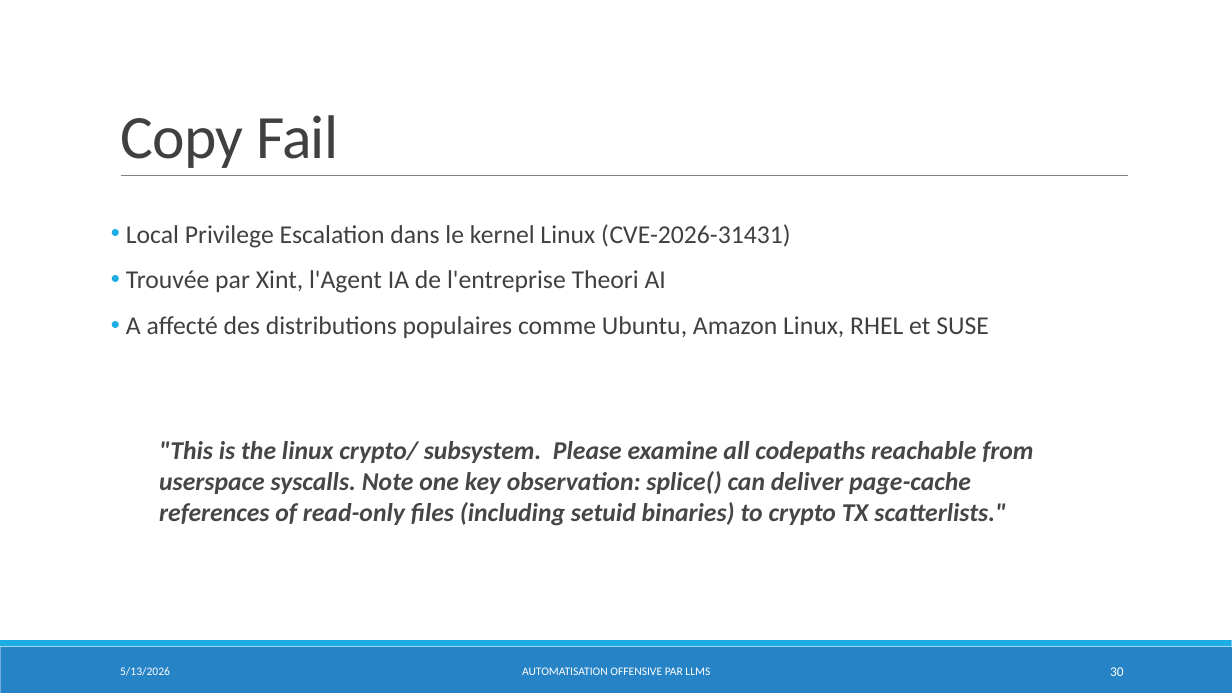
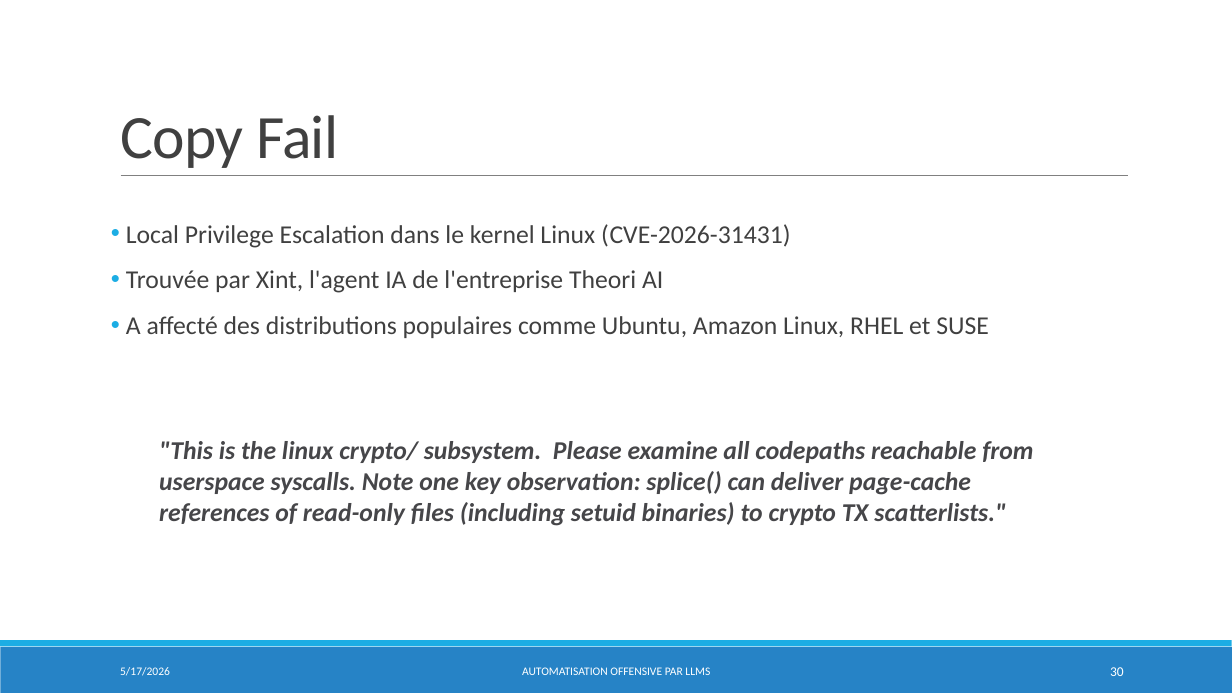
Before and after one commit to dylanramos/sse, a slide deck: slide 30 of SSE.pptx. Drawn at 1232x693 pixels with LibreOffice and Linux fonts; fonts in the diff are those of the drawing. Boxes give left, top, right and bottom in pixels: in the first picture for what was removed or moved away, otherwise in the second. Text is boxed around its words. In the diff, an @@ line names an element or a change of style, - is before the commit and + after.

```diff
--- a/SSE.pptx
+++ b/SSE.pptx
@@ text at (x1=126, y1=270, x2=663, y2=293): text changed @@
-• Trouvée par Xint, l'Agent IA de l'entreprise Theori AI
+• Trouvée par Xint, l'agent IA de l'entreprise Theori AI
@@ text at (x1=120, y1=667, x2=170, y2=676): text changed @@
-5/13/2026
+5/17/2026
```
Also in this commit, not shown: 27 other slides changed, 2 other files.
